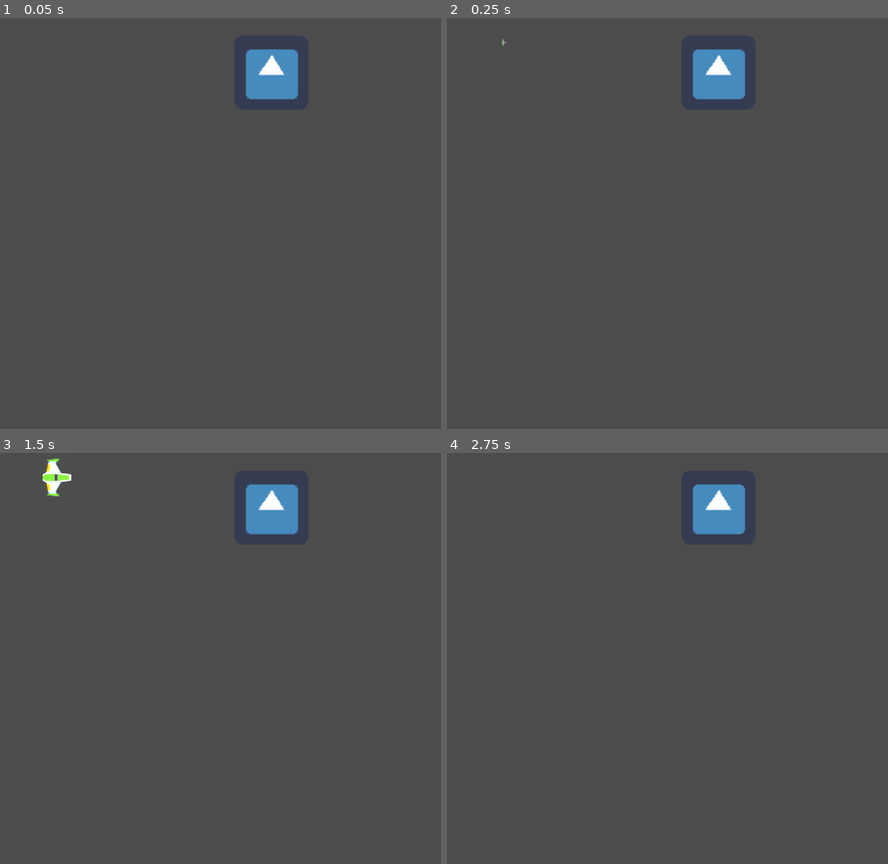
Above: before the commit, frames 1-4 (two rows, left to right).
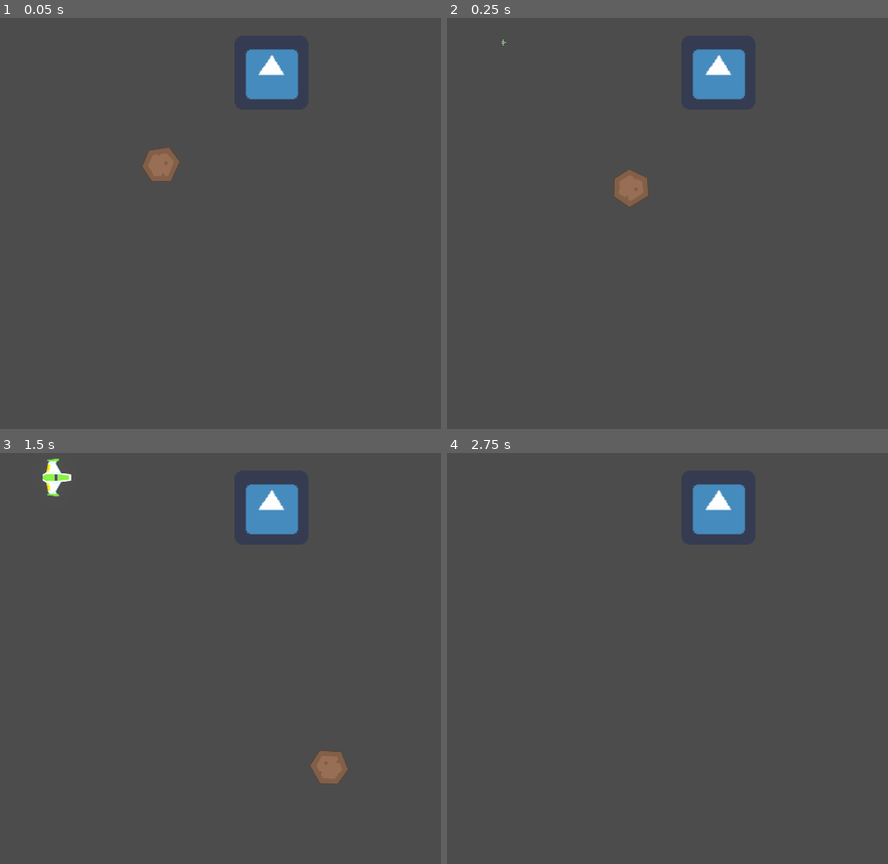
Above: after the commit, the same moments.

Repository: Dihue/Meteoritos
Game: Godot game, scene res://Juego/Niveles/NivelTest.tscn
The game is run twice, just before and just after one commit, with the same random seed, the same clock (stepped at 60 frames per second) and the same inputs. The engine's default icon, where the game draws it, is replaced by a stand-in: a white triangle on a blue panel in a dark square.
Inputs:
- Up to frame 1 (0.05 s): no input
- Up to frame 2 (0.25 s): no input
- Up to frame 3 (1.5 s): tap Enter (disparo_principal) at 0.5 s; hold W (mover_adelante) 0.53-1.28 s; hold Enter (disparo_principal) 0.53-1.28 s; hold S (mover_atras) from 1.28 s (still down); tap Backspace (disparo_secundario) at 1.35 s
- Up to frame 4 (2.75 s): release S (mover_atras) at 2.03 s; hold W (mover_adelante) from 2.03 s (still down); hold A (rotar_antihorario) from 2.03 s (still down)

The runs differ from the first frame. In frame 1, 0.5% of the frame differs, in the area x 32-41%, y 31-40%; in frame 2, 0.5%, in the area x 37-46%, y 36-46%; in frame 3, 0.5%; in frame 4, nothing differs.

Commit message:
Meteorito base

Diff:
--- /dev/null
+++ b/Juego/Meteoritos/MaterialFisica.tres
@@ -0,0 +1,6 @@
+[gd_resource type="PhysicsMaterial" format=2]
+
+[resource]
+friction = 0.0
+rough = true
+bounce = 0.1
--- /dev/null
+++ b/Juego/Meteoritos/Meteorito.gd
@@ -0,0 +1,13 @@
+class_name Meteorito
+extends RigidBody2D
+
+
+## ATRIBUTOS EXPORT
+export var vel_lineal_base:Vector2 = Vector2(300.0, 300.0)
+export var vel_angular_base:float = 3.0
+
+
+## METODOS
+func _ready() -> void:
+	linear_velocity = vel_lineal_base
+	angular_velocity = vel_angular_base
--- /dev/null
+++ b/Juego/Meteoritos/Meteorito.tscn
@@ -0,0 +1,21 @@
+[gd_scene load_steps=4 format=2]
+
+[ext_resource path="res://Juego/Meteoritos/meteorito_grande.png" type="Texture" id=1]
+[ext_resource path="res://Juego/Meteoritos/MaterialFisica.tres" type="PhysicsMaterial" id=2]
+[ext_resource path="res://Juego/Meteoritos/Meteorito.gd" type="Script" id=3]
+
+[node name="Meteorito" type="RigidBody2D"]
+z_index = 30
+z_as_relative = false
+collision_layer = 4
+collision_mask = 31
+physics_material_override = ExtResource( 2 )
+gravity_scale = 0.0
+linear_damp = 0.0
+angular_damp = 0.0
+script = ExtResource( 3 )
+
+[node name="Sprite" type="Sprite" parent="."]
+texture = ExtResource( 1 )
+
+[node name="CollisionShape2D" type="CollisionShape2D" parent="."]
--- a/Juego/Niveles/NivelTest.tscn
+++ b/Juego/Niveles/NivelTest.tscn
@@ -1,10 +1,11 @@
-[gd_scene load_steps=6 format=2]
+[gd_scene load_steps=7 format=2]
 
 [ext_resource path="res://Juego/Naves/Player/Player.tscn" type="PackedScene" id=1]
 [ext_resource path="res://Juego/Niveles/Nivel.gd" type="Script" id=2]
 [ext_resource path="res://default_env.tres" type="Environment" id=3]
 [ext_resource path="res://Juego/Explosiones/Explosion.tscn" type="PackedScene" id=4]
 [ext_resource path="res://Juego/Enemigos/Dummy/EnemigoDummy.tscn" type="PackedScene" id=5]
+[ext_resource path="res://Juego/Meteoritos/Meteorito.tscn" type="PackedScene" id=6]
 
 [node name="NivelTest" type="Node"]
 script = ExtResource( 2 )
@@ -21,3 +22,6 @@
 [node name="EnemigoDummy" parent="." instance=ExtResource( 5 )]
 position = Vector2( 703, 156 )
 scale = Vector2( 3, 3 )
+
+[node name="Meteorito" parent="." instance=ExtResource( 6 )]
+position = Vector2( 407, 384 )
--- a/project.godot
+++ b/project.godot
@@ -18,6 +18,11 @@
 "class": "Estela",
 "language": "GDScript",
 "path": "res://Juego/Naves/Player/Estela/Trail2D.gd"
+}, {
+"base": "RigidBody2D",
+"class": "Meteorito",
+"language": "GDScript",
+"path": "res://Juego/Meteoritos/Meteorito.gd"
 }, {
 "base": "AudioStreamPlayer2D",
 "class": "Motor",
@@ -47,6 +52,7 @@
 _global_script_class_icons={
 "Canion": "",
 "Estela": "",
+"Meteorito": "",
 "Motor": "",
 "Nivel": "",
 "Player": "",
Binary file added: Juego/Meteoritos/meteorito_grande.png
Not shown, added: Juego/Meteoritos/meteorito_grande.png.import
